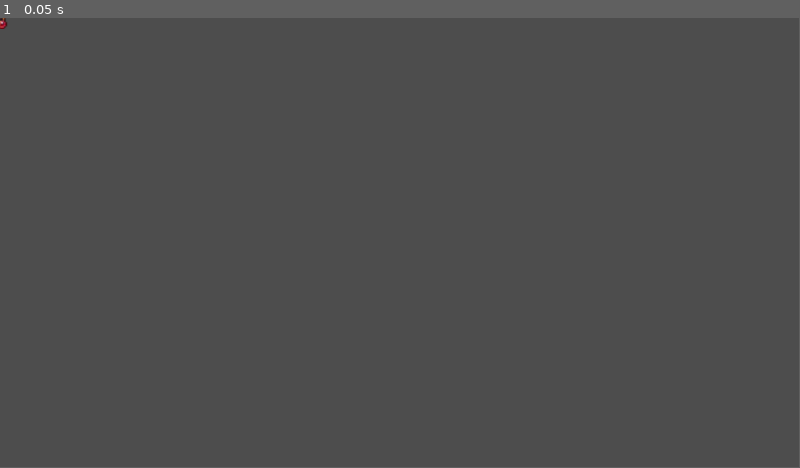
Above: before the commit, frame 1.
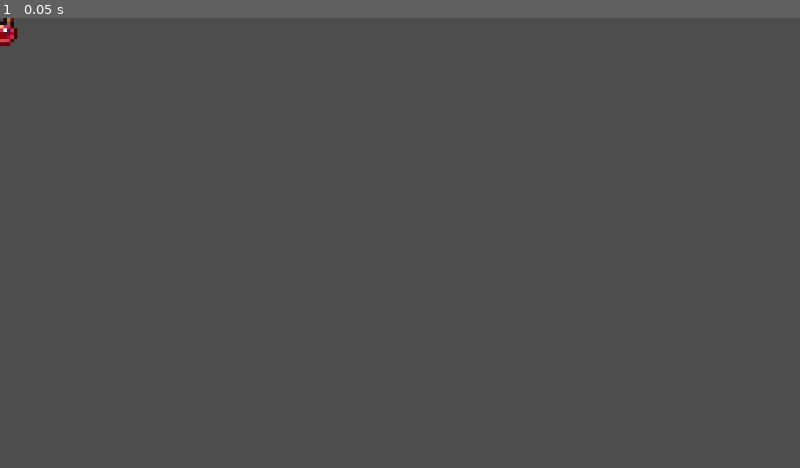
Above: after the commit, the same moment.

Repository: jakubaszcz/Godot-Wild-Jam-87
Game: Godot game, scene res://nodes/player.tscn
Two runs of this game, one before a commit and one after it. Both use one fixed random seed, a clock stepped at 60 frames per second and the inputs below.
Inputs:
- Up to frame 1 (0.05 s): no input
In our replay, the window is 799x449 before the commit and 800x450 after it. These sizes can differ from the game's own. Grey fills any space a smaller window leaves; there, only what the larger window draws over its background counts as a difference.

The runs differ from the first frame. In frame 1, 0.1% of the frame differs, in the area x 0-3%, y 0-7%.

Commit message:
Update sprites rendering

Diff:
--- a/nodes/player.tscn
+++ b/nodes/player.tscn
@@ -2,6 +2,6 @@
 
 [ext_resource type="Script" uid="uid://ddwnngkurxktk" path="res://scripts/player.gd" id="1_u63mc"]
 
-[node name="Player" type="Sprite2D"]
-scale = Vector2(2, 2)
+[node name="Fruits" type="Sprite2D"]
+scale = Vector2(5, 5)
 script = ExtResource("1_u63mc")
--- a/project.godot
+++ b/project.godot
@@ -21,3 +21,12 @@
 PlayerStatistics="*res://scripts/class/player_statistics.gd"
 Game="*res://scripts/game.gd"
 DifficultyManager="*res://scripts/difficulty_manager.gd"
+
+[display]
+
+window/stretch/mode="viewport"
+window/stretch/aspect="expand"
+
+[rendering]
+
+textures/canvas_textures/default_texture_filter=0
